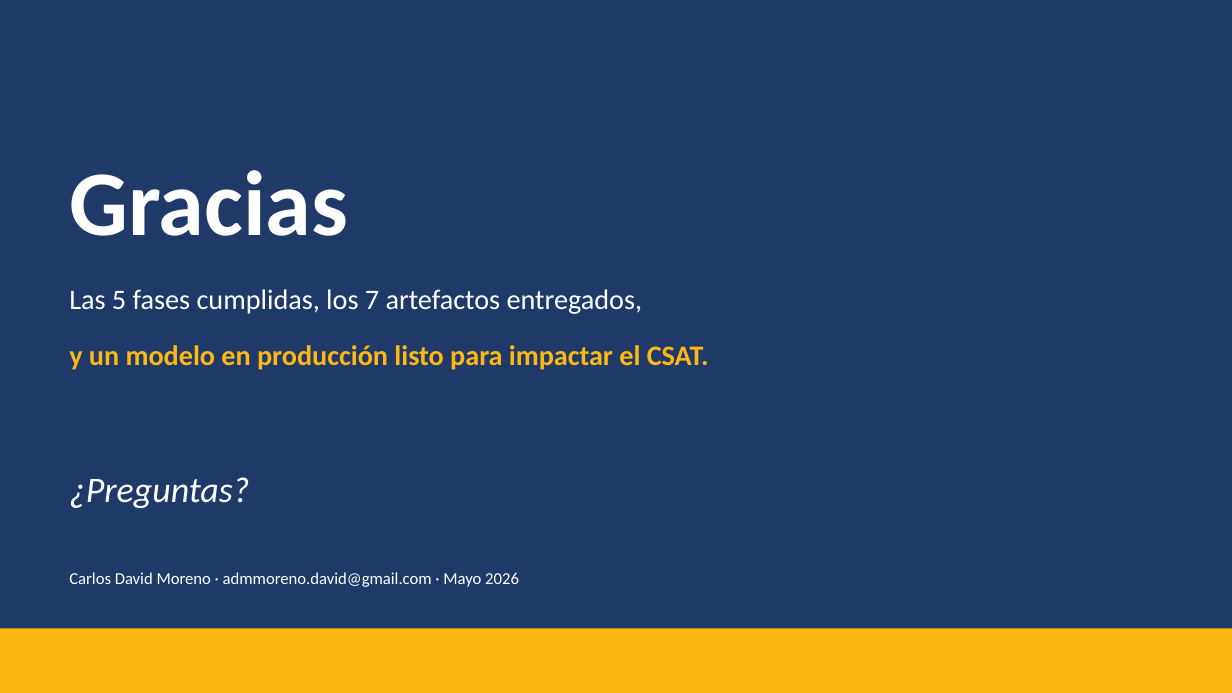
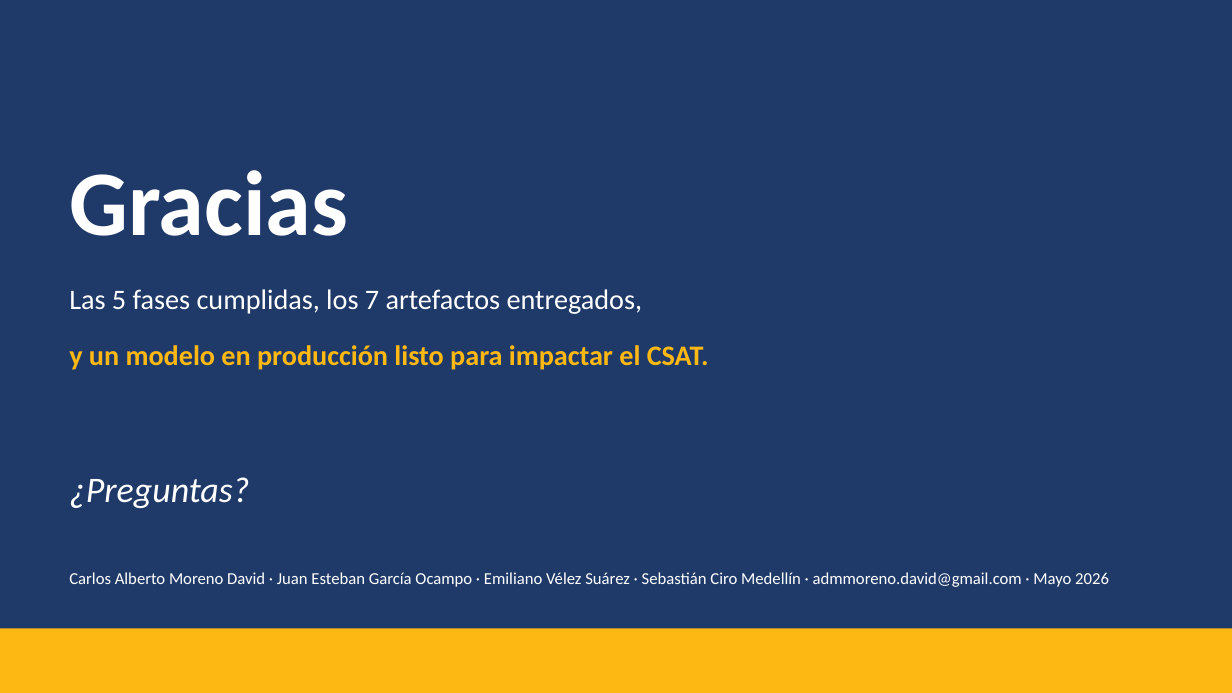
Before and after one commit to EmilianoVS09/EntregaFinalAnalisisDatos, a slide deck: slide 17 of Documents/Sustentacion.pptx. Drawn at 1232x693 pixels with LibreOffice and Linux fonts; fonts in the diff are those of the drawing. Boxes give left, top, right and bottom in pixels: in the first picture for what was removed or moved away, otherwise in the second. Text is boxed around its words. In the diff, an @@ line names an element or a change of style, - is before the commit and + after.

```diff
--- a/Documents/Sustentacion.pptx
+++ b/Documents/Sustentacion.pptx
@@ text at (x1=69, y1=572, x2=1109, y2=587): text changed @@
-Carlos David Moreno · admmoreno.david@gmail.com · Mayo 2026
+Carlos Alberto Moreno David · Juan Esteban García Ocampo · Emiliano Vélez Suárez · Sebastián Ciro Medellín · admmoreno.david@gmail.com · Mayo 2026
```
Also in this commit, not shown: 1 other slide changed, 4 other files.
